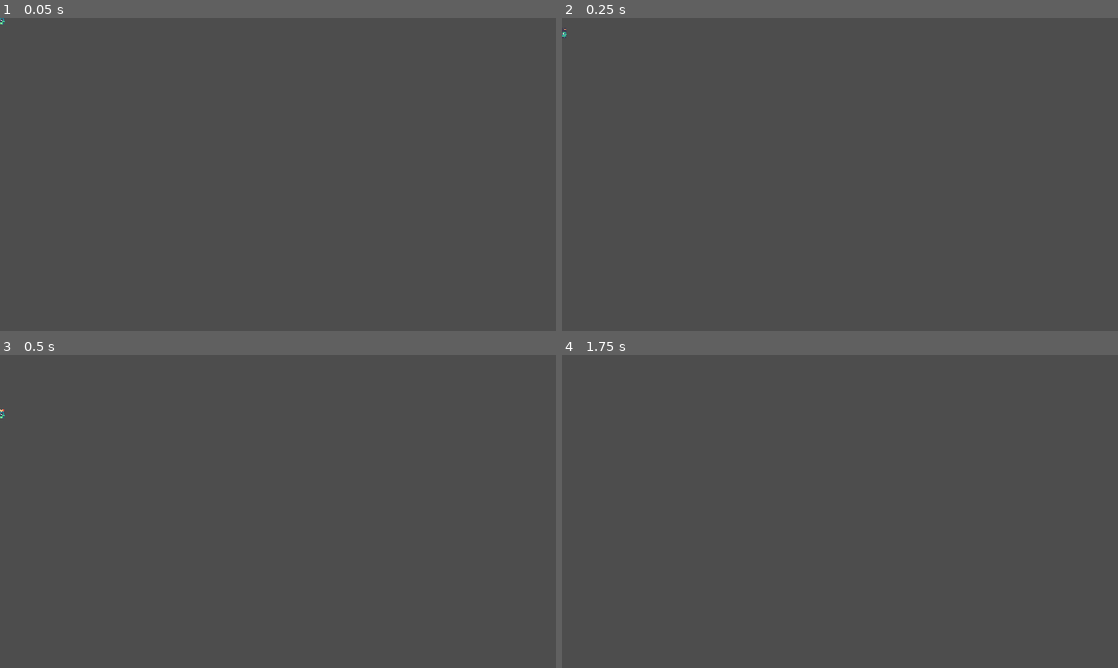
Above: before the commit, frames 1-4 (two rows, left to right).
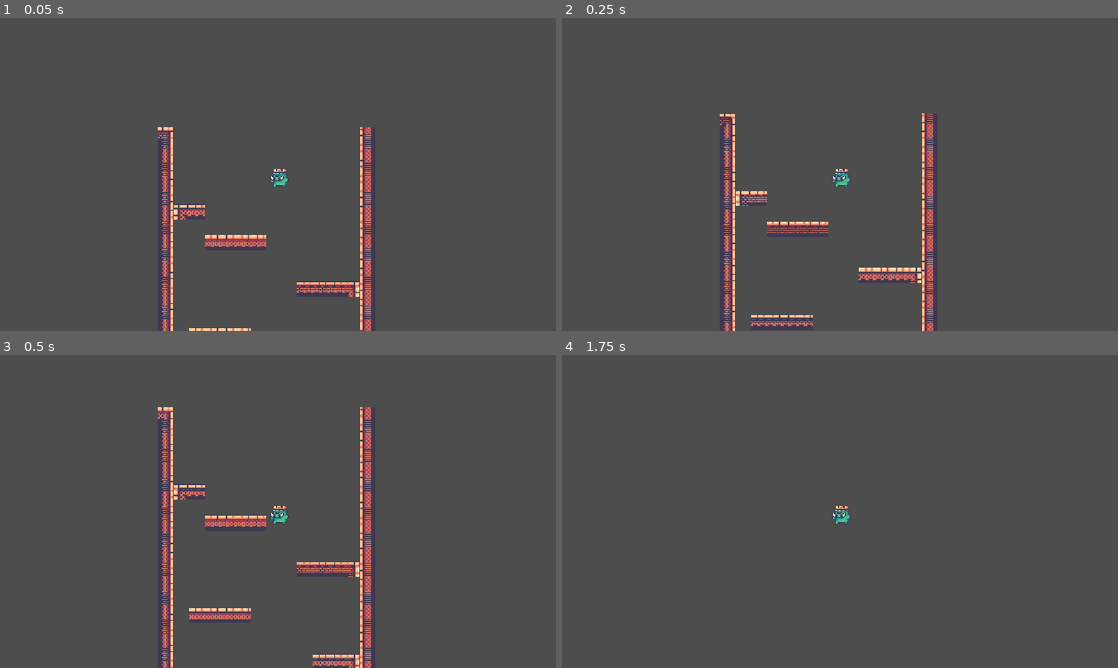
Above: after the commit, the same moments.

Repository: ofknee/the-messenger
Game: Godot game, scene res://scenes/game.tscn
The game is run twice, just before and just after one commit, with the same random seed, the same clock (stepped at 60 frames per second) and the same inputs. Before the commit the project has no main scene; this scene is started directly in both runs.
Inputs:
- Up to frame 1 (0.05 s): no input
- Up to frame 2 (0.25 s): no input
- Up to frame 3 (0.5 s): no input
- Up to frame 4 (1.75 s): tap Enter (ui_accept) at 0.5, 0.77, 1.52 s; hold Right (ui_right) from 0.53 s (still down)

The runs differ from the first frame. In frame 1, 2.7% of the frame differs, in the area x 0-67%, y 0-100%; in frame 2, 2.8%; in frame 3, 3.5%, in the area x 0-67%, y 16-100%; in frame 4, less than 0.1%.

Commit message:
instantiate into main

Diff:
--- a/project.godot
+++ b/project.godot
@@ -11,6 +11,7 @@
 [application]
 
 config/name="the-messenger"
+run/main_scene="uid://5xj74i7g3fan"
 config/features=PackedStringArray("4.7", "GL Compatibility")
 config/icon="res://icon.svg"
 
--- a/scenes/game.tscn
+++ b/scenes/game.tscn
@@ -1,7 +1,14 @@
 [gd_scene format=3 uid="uid://5xj74i7g3fan"]
 
 [ext_resource type="PackedScene" uid="uid://bao4fujosvh2v" path="res://scenes/player.tscn" id="1_uwrxv"]
+[ext_resource type="PackedScene" uid="uid://c8iyeaju6mpb0" path="res://scenes/tile_map_layer.tscn" id="1_yqjtg"]
 
 [node name="Game" type="Node2D" unique_id=630479902]
 
+[node name="Map" parent="." unique_id=1775520249 instance=ExtResource("1_yqjtg")]
+position = Vector2(-6712, 958)
+
 [node name="Player" parent="." unique_id=1850920723 instance=ExtResource("1_uwrxv")]
+scale = Vector2(2, 2)
+
+[node name="Camera2D" type="Camera2D" parent="Player" unique_id=1474716870]
